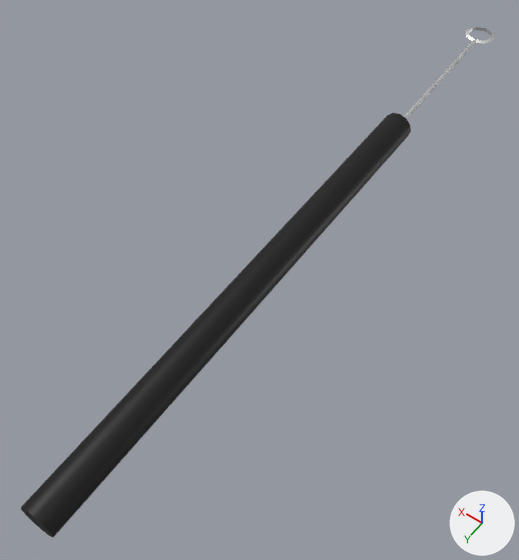
The COLLADA model A darle atomos/Assets/Assets/Accesorios/Alambre/Alambre.dae: old version first, new version second.
Before and after are seen from a camera (50 mm lens) standing at (-0.0571, 0.154, 0.2449) and looking at (-0.0096, 0.0874, 0.1404). Lighting does not change. The marker at lower right points along +X, +Y and +Z. Where no turn or scale is listed for an object, it has been applied to the vertices.

The scene before the commit, as lines of its bpy script (objects in view):
```python
me_torus_001 = bpy.data.meshes.new('Torus.001')
me_torus_001.from_pydata(...)  # 32 vertices, 52 faces; spans x -0.003..0.003, y -0.0791..0.05, z -0.003..0.003
# faces by material slot: [8, 44]
me_torus_001.materials.append(mat_chrome)  # white #e7e7e7
me_torus_001.materials.append(mat_plastic)  # black #000000
ob_alambre = bpy.data.objects.new('Alambre', me_torus_001)
ob_alambre.location = (-0.013, 0.0937, 0.1484)
```
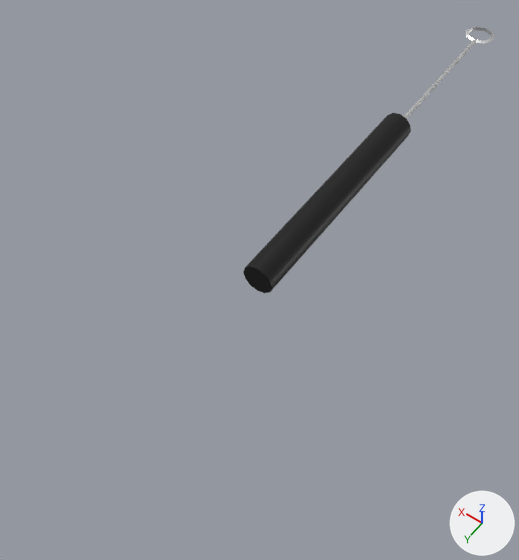
The newer file is also rescaled (x1.5), turned or shifted as a whole; pictures and numbers use the older file's frame.

What the commit changed:
me_torus_001 has 32 vertices, 52 faces and spans x -0.003..0.003, y -0.0791..0.05, z -0.003..0.003.
me_torus_001 is used by ob_alambre; location (-0.013, 0.0937, 0.1484).
me_torus_001 part 1: all 12 vertices in x -0.003..0.003, y 0.05, z -0.003..0.003 are moved by (0.0, -0.0509, 0.0).

What differs and where, as boxes [x1, y1, x2, y2] in the pictures (519 x 560 px; the box of a moved part takes in the faces that stretch with it):
'Alambre', reshaped (50% narrower, 51% shorter): before [21, 55, 462, 537]; after [243, 55, 462, 293]
part 1 of me_torus_001, moved or reshaped: before [21, 265, 274, 537]; after [243, 265, 274, 293]
